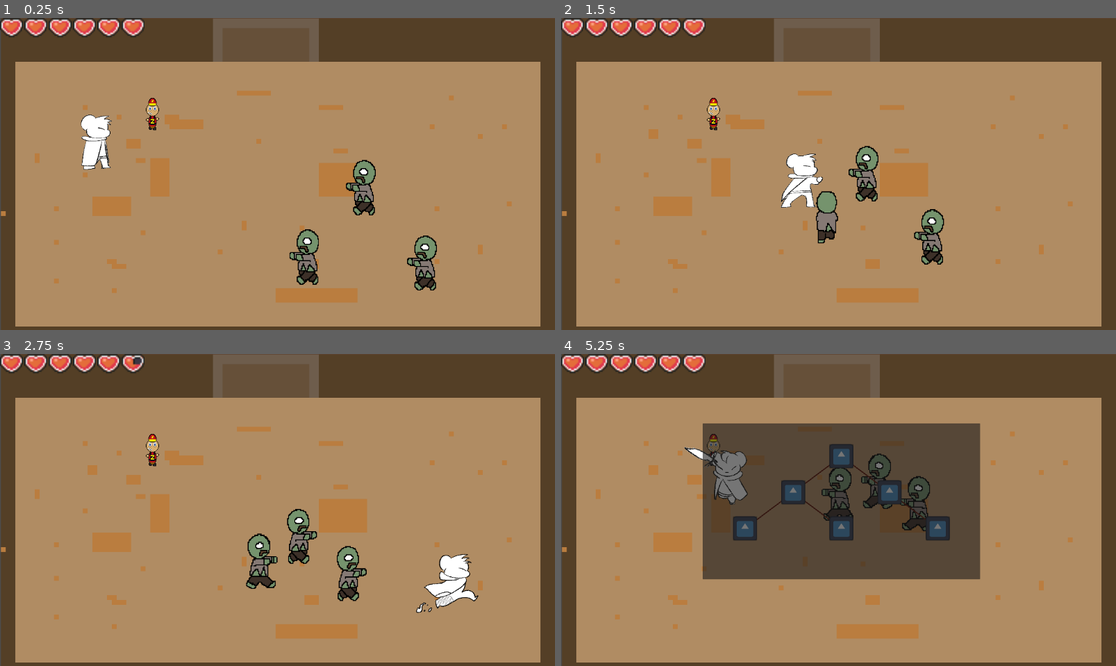
Above: before the commit, frames 1-4 (two rows, left to right).
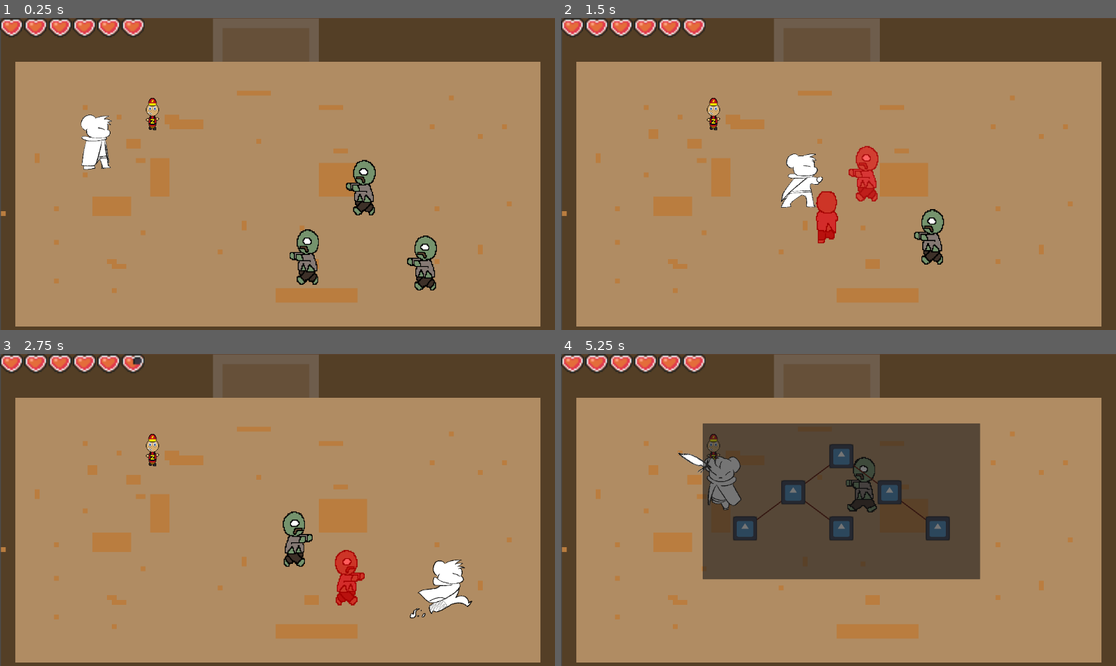
Above: after the commit, the same moments.

Repository: bcorrigall/ratknight
Game: Godot game, scene res://main.tscn
Same seed, same stepped clock (60 frames per second), same inputs: the game is played once before the commit and once after it. The engine's default icon, where the game draws it, is replaced by a stand-in: a white triangle on a blue panel in a dark square.
Inputs (mouse positions are in pixels of both pictures, inside the frame that each line leads up to):
- Up to frame 1 (0.25 s): no input
- Up to frame 2 (1.5 s): move the mouse to (960, 158) at 0.52 s; hold Right (move_right) 0.53-1.28 s; hold J (attack_light) 0.53-1.28 s; move the mouse to (727, 189) at 1.27 s; hold S (move_down) from 1.28 s (still down); tap K (attack_spin) at 1.35 s
- Up to frame 3 (2.75 s): move the mouse to (333, 441) at 2.02 s; release S (move_down) at 2.03 s; hold Right (move_right) from 2.03 s (still down); hold Shift (dash) from 2.03 s (still down)
- Up to frame 4 (5.25 s): move the mouse to (810, 572) at 2.77 s; release Right (move_right) at 2.78 s; release Shift (dash) at 2.78 s; hold Up (move_up) 2.78-3.53 s; click (810, 572) at 2.85 s; move the mouse to (1005, 556) at 3.52 s; hold L (level) 3.53-4.28 s; hold A (move_left) 3.53-5.03 s; move the mouse to (672, 463) at 4.27 s; tap J (attack_light) at 4.35 s; move the mouse to (866, 510) at 5.02 s; hold S (move_down) from 5.03 s (still down); hold K (attack_spin) from 5.03 s (still down)

The runs differ from the first frame. In frame 1, less than 0.1% of the frame differs, in the area x 52-79%, y 74-80%; in frame 2, 1.2%; in frame 3, 3.0%, in the area x 44-87%, y 49-85%; in frame 4, 2.2%.

Commit message:
enemy can die now

Diff:
--- a/enemy.gd
+++ b/enemy.gd
@@ -7,6 +7,8 @@
 var playerposition
 var targetposition
 @onready var player = get_parent().get_node("theRat")
+@onready var animations= $AnimationPlayer
+@onready var effects = $Effect
 
 
 func _physics_process(delta):
@@ -54,3 +56,22 @@
 func death():
 	#animation stuff
 	queue_free()
+
+
+func _on_hurt_box_area_entered(area):
+	if area==$HitBox:return
+	#if area==:return
+	print(area)
+	print("hit")
+	get_damage()
+
+func get_damage():
+	health-=damage*5
+	effects.play("gethurt")
+	$Timer.start(0.4)
+	#effects.play("RESET")
+	if(health<=0):
+		death()
+
+func _on_timer_timeout():
+	effects.play("RESET")
--- a/enemy.tscn
+++ b/enemy.tscn
@@ -49,16 +49,87 @@
 }]
 
 [sub_resource type="CapsuleShape2D" id="CapsuleShape2D_0oxnu"]
-radius = 40.0
-height = 124.0
+radius = 30.0
+height = 98.0
+
+[sub_resource type="CapsuleShape2D" id="CapsuleShape2D_lfd7g"]
+radius = 37.0
+height = 118.0
+
+[sub_resource type="Animation" id="Animation_1qevy"]
+resource_name = "gethurt"
+length = 0.4
+loop_mode = 1
+tracks/0/type = "value"
+tracks/0/imported = false
+tracks/0/enabled = true
+tracks/0/path = NodePath("AnimatedSprite2D/ColorRect:color")
+tracks/0/interp = 1
+tracks/0/loop_wrap = true
+tracks/0/keys = {
+"times": PackedFloat32Array(0, 0.2),
+"transitions": PackedFloat32Array(1, 1),
+"update": 0,
+"values": [Color(1, 0, 0, 0.639216), Color(1, 1, 1, 1)]
+}
+
+[sub_resource type="Animation" id="Animation_hq5i6"]
+length = 0.001
+tracks/0/type = "value"
+tracks/0/imported = false
+tracks/0/enabled = true
+tracks/0/path = NodePath("AnimatedSprite2D/ColorRect:color")
+tracks/0/interp = 1
+tracks/0/loop_wrap = true
+tracks/0/keys = {
+"times": PackedFloat32Array(0),
+"transitions": PackedFloat32Array(1),
+"update": 0,
+"values": [Color(1, 0, 0, 0)]
+}
+
+[sub_resource type="AnimationLibrary" id="AnimationLibrary_r6nxe"]
+_data = {
+"RESET": SubResource("Animation_hq5i6"),
+"gethurt": SubResource("Animation_1qevy")
+}
 
 [node name="Enemy" type="CharacterBody2D"]
 script = ExtResource("1_4tbc6")
 
 [node name="AnimatedSprite2D" type="AnimatedSprite2D" parent="."]
+clip_children = 2
 scale = Vector2(0.138125, 0.151875)
 sprite_frames = SubResource("SpriteFrames_1gqbj")
 animation = &"side"
+frame_progress = 0.379525
+
+[node name="ColorRect" type="ColorRect" parent="AnimatedSprite2D"]
+offset_left = -463.348
+offset_top = -421.399
+offset_right = 441.652
+offset_bottom = 414.601
+color = Color(1, 0, 0, 0)
 
 [node name="CollisionShape2D" type="CollisionShape2D" parent="."]
 shape = SubResource("CapsuleShape2D_0oxnu")
+
+[node name="HitBox" type="Area2D" parent="."]
+
+[node name="CollisionShape2D" type="CollisionShape2D" parent="HitBox"]
+shape = SubResource("CapsuleShape2D_lfd7g")
+
+[node name="HurtBox" type="Area2D" parent="."]
+
+[node name="CollisionShape2D" type="CollisionShape2D" parent="HurtBox"]
+shape = SubResource("CapsuleShape2D_lfd7g")
+
+[node name="Effect" type="AnimationPlayer" parent="."]
+libraries = {
+"": SubResource("AnimationLibrary_r6nxe")
+}
+
+[node name="Timer" type="Timer" parent="."]
+
+[connection signal="area_entered" from="HurtBox" to="." method="_on_hurt_box_area_entered"]
+[connection signal="timeout" from="Timer" to="." method="_on_timer_timeout"]
--- a/main.tscn
+++ b/main.tscn
@@ -62,3 +62,5 @@
 [node name="Enemy3" parent="." instance=ExtResource("3_d7vqg")]
 z_index = 1
 position = Vector2(780, 360)
+
+[editable path="Enemy"]
Not shown: 1 places in enemy.tscn that only renumber resources
